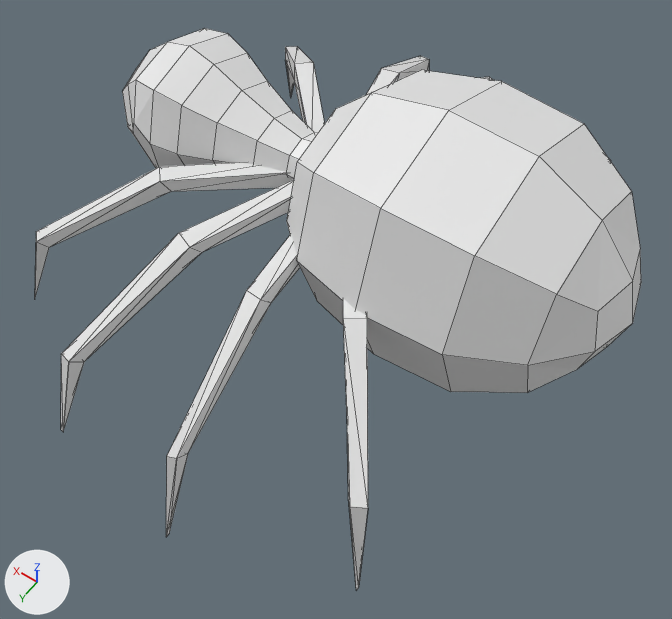
Two versions of the Blender file data/creatures/spider/spider.blend, one commit apart.
The view is the same before and after, from a 50 mm camera at (-0.909, 1.312, 1.973) aimed at (-0.11, 0.194, 0.216). Arrows for +X, +Y and +Z are at lower left; the lights stay in place. Mesh edges are drawn as thin lines.

In view in the first picture: 'MeshCorpse', 'MeshLegs'.
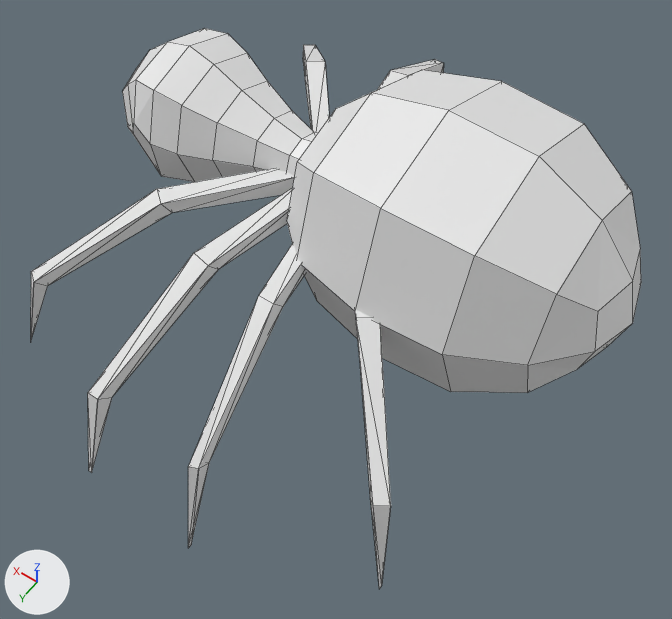
What differs and where, as boxes (x1, y1, x2, y2) in the pictures (672 x 619 px; the box of a moved part takes in the faces that stretch with it):
'MeshLegs', reshaped: before (35, 46, 611, 590); after (31, 45, 444, 589)
part 1 of me_meshlegs, moved or reshaped: before (35, 162, 291, 297); after (31, 169, 295, 340)
part 2 of me_meshlegs, moved or reshaped: before (61, 180, 294, 431); after (88, 188, 292, 473)
part 3 of me_meshlegs, moved or reshaped: before (166, 234, 300, 537); after (188, 244, 306, 548)
part 4 of me_meshlegs, moved or reshaped: before (343, 299, 368, 590); after (355, 309, 391, 589)
part 5 of me_meshlegs, moved or reshaped: before (285, 46, 324, 133); after (303, 45, 329, 133)
part 6 of me_meshlegs, moved or reshaped: before (366, 56, 429, 95); after (377, 59, 444, 90)

What the commit changed:
me_meshlegs has 144 vertices, 256 faces and spans x -0.81..0.81, y -0.34..0.1, z -0.8..0.37.
me_meshlegs is used by ob_meshlegs; location (-0.127, 0.0, 0.34); rotation (1.571, 0.0, -1.571), in degrees (90, 0, -90).
me_meshlegs part 1: the loose piece of 18 vertices spanning x -0.5..-0.02, y -0.34..0.1, z -0.8..-0.23 is scaled about its middle by (1.19, 1, 0.839), then moved by (-0.06, 0.0, 0.05).
me_meshlegs part 2: the loose piece of 18 vertices spanning x -0.75..-0.06, y -0.34..0.1, z -0.44..-0.17 is turned 10 degrees about the y axis through its middle, then moved by (-0.02, 0.0, 0.07).
me_meshlegs part 3: the loose piece of 18 vertices spanning x -0.81..-0.08, y -0.34..0.1, z -0.14..-0.04 is turned 4.2 degrees about the y axis through the mesh origin.
me_meshlegs part 4: the loose piece of 18 vertices spanning x -0.66..-0.07, y -0.34..0.1, z -0.07..0.37 is scaled about the mesh origin by (0.954, 1, 1.08).
me_meshlegs part 5: the loose piece of 18 vertices spanning x 0.03..0.57, y -0.34..0.1, z -0.74..-0.22 is scaled about its middle by (1.07, 1, 0.923), then moved by (0.02, 0.0, 0.02).
me_meshlegs part 6: the loose piece of 18 vertices spanning x 0.07..0.78, y -0.34..0.1, z -0.36..-0.16 is scaled about its middle by (1.01, 1, 0.76), then moved by (0.01, 0.0, 0.02).
